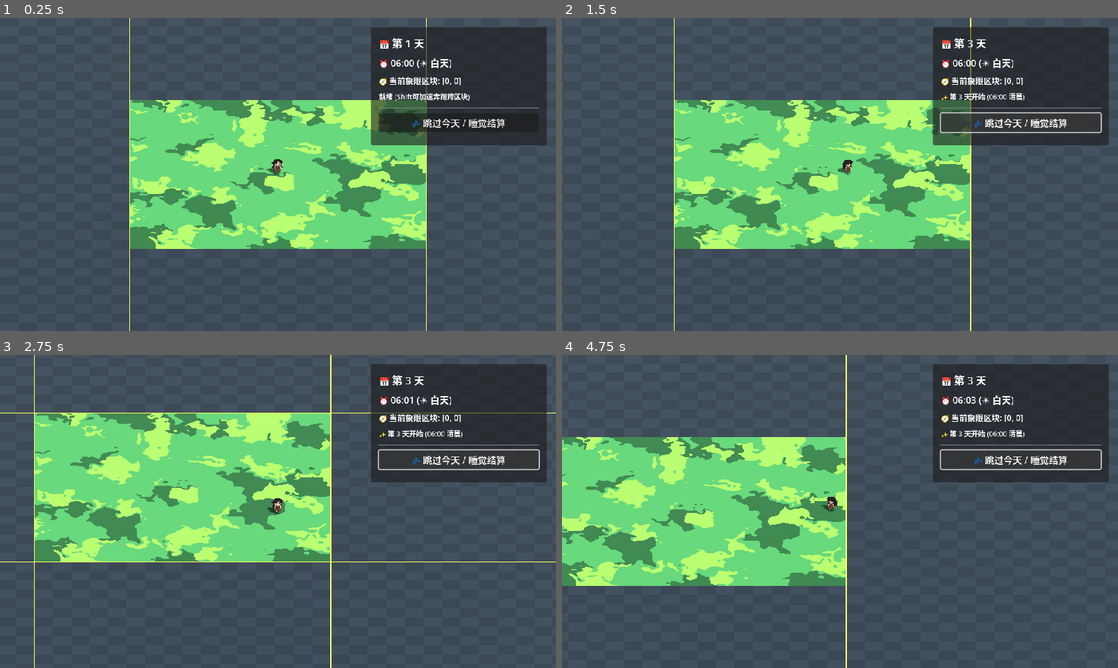
Above: before the commit, frames 1-4 (two rows, left to right).
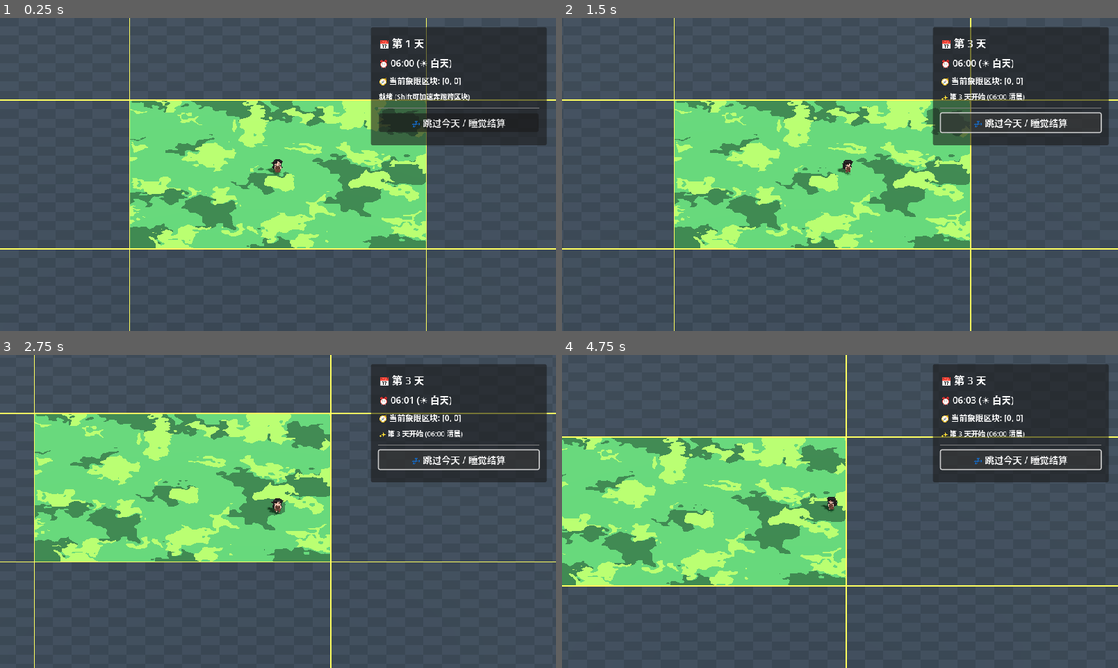
Above: after the commit, the same moments.

Repository: Luo-Mio/Luv002
Game: Godot game, scene res://scenes/main.tscn
Two runs of this game, one before a commit and one after it. Both use one fixed random seed, a clock stepped at 60 frames per second and the inputs below.
Inputs:
- Up to frame 1 (0.25 s): no input
- Up to frame 2 (1.5 s): click "💤 跳过今天 / 睡觉结算" at 0.5 s; tap Enter at 1.25 s; hold Right (ui_right) from 1.28 s (still down); hold Shift from 1.28 s (still down)
- Up to frame 3 (2.75 s): release Right (ui_right) at 2.03 s; release Shift at 2.03 s; hold Down (ui_down) from 2.03 s (still down); tap Shift at 2.1 s
- Up to frame 4 (4.75 s): release Down (ui_down) at 2.78 s; hold Right (ui_right) 2.78-3.53 s; hold Shift 2.78-3.53 s; hold Up (ui_up) 3.53-4.28 s; tap Shift at 3.6 s; hold Left (ui_left) from 4.28 s (still down); hold Shift from 4.28 s (still down)

The runs differ from the first frame. In frame 1, 1.2% of the frame differs, in the area x 0-100%, y 26-74%; in frame 2, 1.2%; in frame 3, 0.6%; in frame 4, 1.2%.

Commit message:
feat: bake chunks to exact 512x256 pixel resolution for 1:1 pixel-to-screen mapping

Diff:
--- a/scripts/terrain/grass_terrain_node.gd
+++ b/scripts/terrain/grass_terrain_node.gd
@@ -343,13 +343,16 @@
 		mat.set_shader_parameter("grass_warp_noise_tex", _warp_tex)
 
 # =========================================================
-# 方案 B 核心: 提前烘焙 512x512 静态像素艺术贴图 (像广告牌贴在地面上)
-# 彻底摆脱 3D 运行时每帧计算噪波带来的亚像素边缘抖动，保证世界坐标无缝连通
-# =========================================================
+# 方案 B 核心: 提前烘焙 512x256 静态像素艺术贴图 (像广告牌贴在地面上)
+# 彻底消除每帧计算带来的亚像素边缘抖动，点对点精准匹配 2:1 投影的屏幕像素！
+# =========================================================
+const BAKE_WIDTH: int = 512
+const BAKE_HEIGHT: int = 256 # 512x256: 完美点对点契合 2:1 俯视正交投影的 512x256 屏幕像素！
+
 func bake_chunk_image(chunk_coord: Vector2i, mask: Image = null) -> Image:
-	var img = Image.create(512, 512, false, Image.FORMAT_RGBA8)
+	var img = Image.create(BAKE_WIDTH, BAKE_HEIGHT, false, Image.FORMAT_RGBA8)
 	var byte_data = PackedByteArray()
-	byte_data.resize(512 * 512 * 4)
+	byte_data.resize(BAKE_WIDTH * BAKE_HEIGHT * 4)
 
 	# 预先提取颜色分量 (0~255)
 	var bc_r = int(clamp(base_color.r, 0.0, 1.0) * 255.0)
@@ -364,7 +367,7 @@
 	var lc_g = int(clamp(light_patch_color.g, 0.0, 1.0) * 255.0)
 	var lc_b = int(clamp(light_patch_color.b, 0.0, 1.0) * 255.0)
 
-	# 空地背景颜色 (暗色 32px 棋盘格)
+	# 空地背景颜色 (暗色 32x16 棋盘格，投影后为 32x32 世界单位)
 	var empty_base_r = int(0.12 * 255.0)
 	var empty_base_g = int(0.15 * 255.0)
 	var empty_base_b = int(0.18 * 255.0)
@@ -385,18 +388,22 @@
 	var world_origin_y = float(chunk_coord.y * 512)
 
 	var idx = 0
-	for ly in range(512):
-		for lx in range(512):
+	for ly in range(BAKE_HEIGHT):
+		# 256 行精准对应地面深度 512 世界单位 (每行跨度 2.0)
+		var mask_y = ly * 2
+		var wy = world_origin_y + float(mask_y)
+
+		for lx in range(BAKE_WIDTH):
 			# 检查底片 R 通道 (地皮类型)
 			var tile_id = 1
 			if mask != null:
-				var m_col = mask.get_pixel(lx, ly)
+				var m_col = mask.get_pixel(lx, mask_y)
 				tile_id = int(round(m_col.r * 255.0))
 
 			if tile_id == 0:
-				# 虚空/空地 (32 像素棋盘格)
+				# 虚空/空地 (32x16 棋盘格)
 				var cx = (lx / 32) % 2
-				var cy = (ly / 32) % 2
+				var cy = (ly / 16) % 2
 				var is_alt = (cx + cy) % 2 == 1
 				byte_data[idx] = empty_alt_r if is_alt else empty_base_r
 				byte_data[idx + 1] = empty_alt_g if is_alt else empty_base_g
@@ -405,7 +412,6 @@
 			else:
 				# 草地 (ID = 1): 使用世界坐标无缝采样
 				var wx = world_origin_x + float(lx)
-				var wy = world_origin_y + float(ly)
 
 				# 1. 无理数自扰动场 (Domain Warp)
 				var coord_x = wx
@@ -451,7 +457,7 @@
 				byte_data[idx + 3] = 255
 
 			# 区块 1 像素外框
-			if lx == 0 or lx == 511 or ly == 0 or ly == 511:
+			if lx == 0 or lx == (BAKE_WIDTH - 1) or ly == 0 or ly == (BAKE_HEIGHT - 1):
 				byte_data[idx] = border_r
 				byte_data[idx + 1] = border_g
 				byte_data[idx + 2] = border_b
@@ -459,5 +465,5 @@
 
 			idx += 4
 
-	img.set_data(512, 512, false, Image.FORMAT_RGBA8, byte_data)
+	img.set_data(BAKE_WIDTH, BAKE_HEIGHT, false, Image.FORMAT_RGBA8, byte_data)
 	return img
